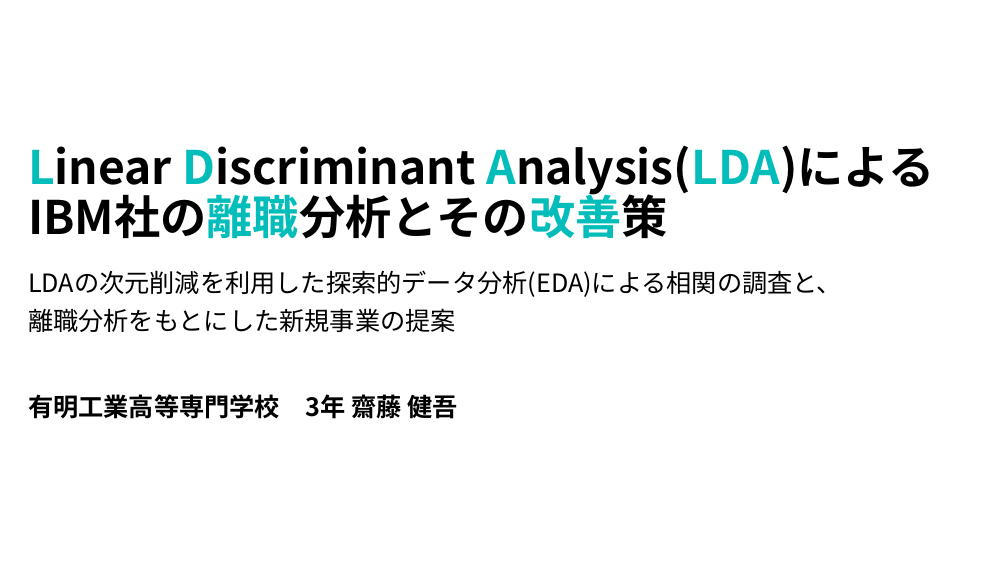
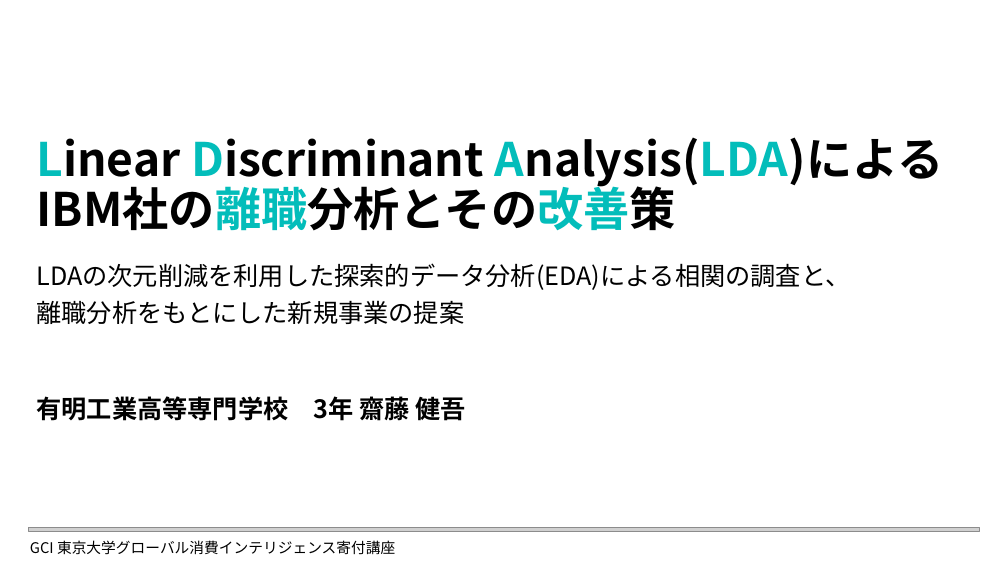
Before and after one commit to elsy0111/GCI2023Winter, a slide deck: slide 1 of LDA_Attrition.pptx. Drawn at 1008x567 pixels with LibreOffice and Linux fonts; fonts in the diff are those of the drawing; grey boxes stand for pictures. Boxes give left, top, right and bottom in pixels: in the first picture for what was removed or moved away, otherwise in the second. Text is boxed around its words. In the diff, an @@ line names an element or a change of style, - is before the commit and + after.

```diff
--- a/LDA_Attrition.pptx
+++ b/LDA_Attrition.pptx
@@ title "Linear Discriminant Analysis(LDA)による IBM社の離職分析とその改善策": place and size @@
-title "Linear Discriminant Analysis(LDA)による IBM社の離職分析とその改善策" at <box>28,145,935,239</box>
+title "Linear Discriminant Analysis(LDA)による IBM社の離職分析とその改善策" at <box>36,137,944,231</box>
@@ text "LDAの次元削減を利用した探索的データ分析(EDA)による相関の調査と、": place and size @@
-text "LDAの次元削減を利用した探索的データ分析(EDA)による相関の調査と、" at <box>28,270,842,332</box>
+text "LDAの次元削減を利用した探索的データ分析(EDA)による相関の調査と、" at <box>36,263,850,324</box>
@@ subtitle "有明工業高等専門学校 3年 齋藤 健吾": place and size @@
-subtitle "有明工業高等専門学校 3年 齋藤 健吾" at <box>28,391,457,424</box>
+subtitle "有明工業高等専門学校 3年 齋藤 健吾" at <box>36,392,466,425</box>
@@ picture added at <box>29,528,979,532</box> @@
@@ text added at <box>30,540,395,555</box>, 14 pt, text #000000 @@
+GCI 東京大学グローバル消費インテリジェンス寄付講座
```
Also in this commit, not shown: 5 other slides changed, 1 slide added, 1 other file.
